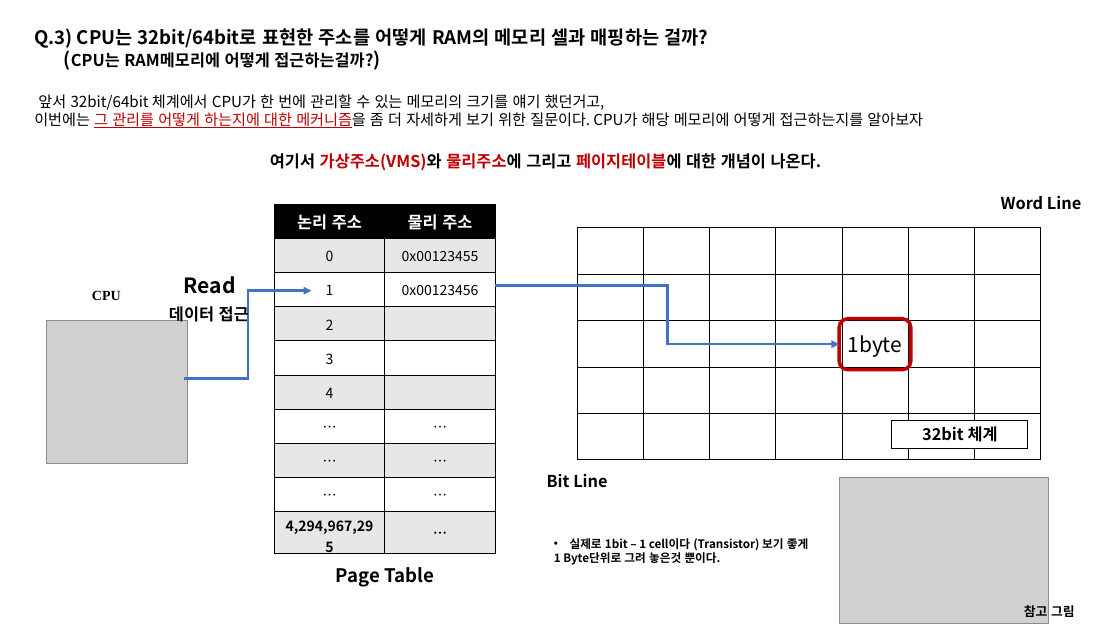
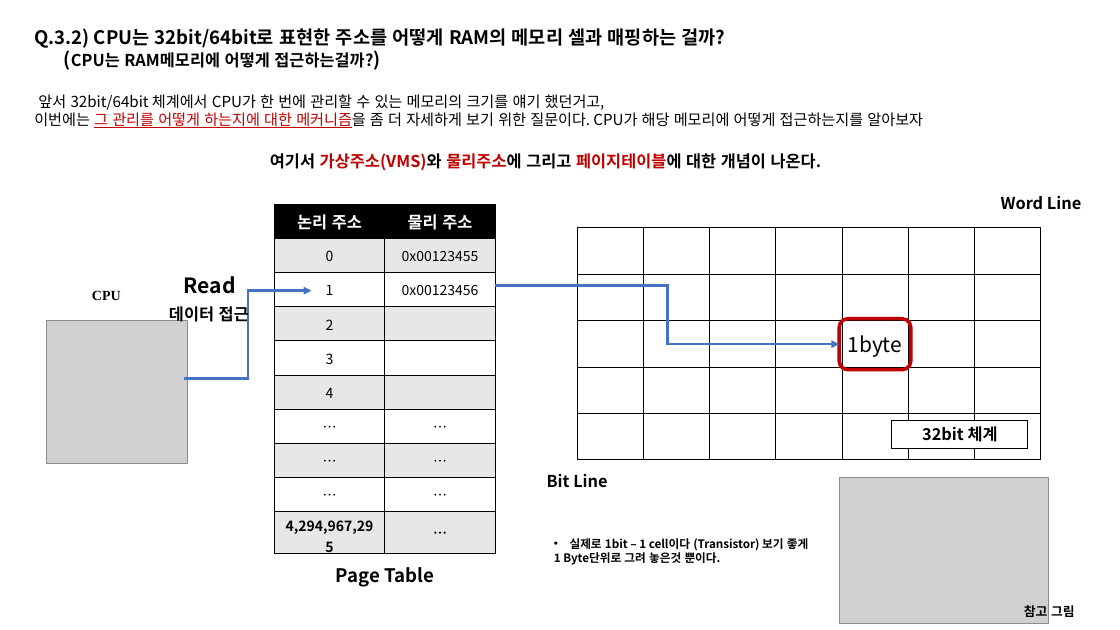
Before and after one commit to taehyuklee/C-CppStudy, a slide deck: slide 8 of CSwithC/CS-explanation.pptx (slide 7 before the commit). Drawn at 1120x630 pixels with LibreOffice and Linux fonts; fonts in the diff are those of the drawing; grey boxes stand for pictures. Boxes give left, top, right and bottom in pixels: in the first picture for what was removed or moved away, otherwise in the second. Text is boxed around its words. In the diff, an @@ line names an element or a change of style, - is before the commit and + after.

```diff
--- a/CSwithC/CS-explanation.pptx
+++ b/CSwithC/CS-explanation.pptx
@@ text at bbox=[34, 28, 726, 48]: text changed @@
-Q.3) CPU는 32bit/64bit로 표현한 주소를 어떻게 RAM의 메모리 셀과 매핑하는 걸까?
+Q.3.2) CPU는 32bit/64bit로 표현한 주소를 어떻게 RAM의 메모리 셀과 매핑하는 걸까?
```
Also in this commit, not shown: 3 other slides changed, 1 slide added, 2 slides removed.
